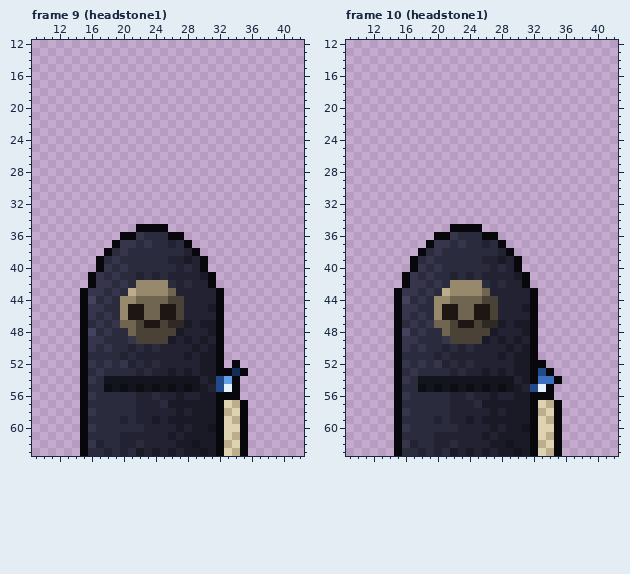
Two versions of one pixel-art file, art/xsb_nv.aseprite. The picture above is the old version.
48x64 pixels, 26 frames. Colours within 5 levels of each other are drawn and written as one. Shown: frame 9 (headstone1): x 9..42, y 12..63; frame 10 (headstone1): x 9..42, y 12..63. The commit also changed other frames, which this record leaves out.
After the commit:
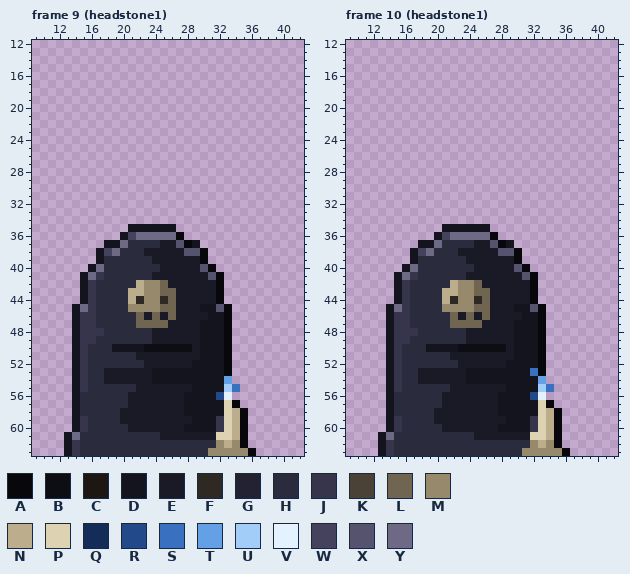
Palette (. is transparent): A #08070c  B #0d0d14  C #1d1612  D #14141e  E #1a1a27  F #2e2922  G #222232  H #2b2b3e  J #36354b  K #4a4236  L #6f6550  M #978a6c  N #bcae8c  P #ddd2b2  Q #142c58  R #22498a  S #3a70c0  T #63a0e6  U #a2cdf8  V #e4f2ff  W #44425c  X #56536f  Y #6e6a86
Changes in this commit:
Frame 9 (headstone1):
y 35: x 21..26 .AAAA. -> DDDDDD
y 36: x 20..26 AAJHHHA -> DWYYYYY
y 37: x 18..21 .AJJ -> DDYH; x 23 J -> H; x 25..27 HGH -> EEX; x 29 . -> D
y 38: x 17..20 .AHJ -> DWYH; x 23..30 HHHHHGA. -> EEEEEXXA
y 39: x 17 A -> D; x 19 J -> H; x 24..27 HHGG -> EEEE; x 29 G -> E
y 40: x 16..18 .AJ -> DYH; x 20 J -> H; x 25..31 HHGHGA. -> EEEEEXA
y 41: x 15..16 .A -> DY; x 19 J -> H; x 22 G -> H; x 24..29 GHGGGG -> EEEEEE; x 31..32 A. -> XA
y 42: x 15..18 .AJJ -> DJHH; x 20 J -> H; x 22 M -> N; x 25..32 MHGHGGA. -> LEEEEEEA
y 43: x 15 A -> D; x 17 J -> H; x 19 J -> H; x 22 M -> N; x 25 M -> L; x 27..31 GGGGG -> EEEEE
y 44: x 15..16 AW -> DJ; x 18 J -> H; x 20..31 MMLLLLKKGGGG -> HNFMMFLEEEEE
y 45: x 14..15 .A -> DY; x 17 J -> H; x 20..33 MCCLLCCKGGGEA. -> HMMMMLLEEEDDXA
y 46: x 14..15 .A -> DJ; x 18 J -> H; x 20..23 MCCL -> HHLE; x 25..33 CCKGGGGA. -> ELEEEEDDA
y 47: x 14..17 .AHJ -> DJJH; x 19..27 JLLKCCKFF -> HHHLLLLEE; x 29..33 GEEA. -> EDDDA
y 48: x 14..18 .AWHJ -> DJJJH; x 21..26 LKKKKK -> HHHEEE; x 28..33 GGGEA. -> EEDDDA
y 49: x 14..15 .A -> DJ; x 17 J -> H; x 21..25 JKKKK -> HHHEE; x 27 G -> E; x 29..33 GEGA. -> EDDDA
y 50: x 14..16 .AJ -> DJH; x 18..28 JHHGHGHGGGG -> HDDDDBBBBBB; x 30..33 GEA. -> DDDA
y 51: x 14..15 .A -> DJ; x 20 G -> H; x 22..27 GGGGGG -> EEEEEE; x 29..33 GEEA. -> EDDDA
y 52: x 14..16 .AJ -> DJH; x 18 J -> H; x 20..21 JG -> HH; x 23..34 GHGGGGGEEA.A -> EEEEEEDDDDA.
y 53: x 14..15 .A -> DJ; x 17..32 JHHHHGHGGEGEGEEA -> HEEEEEEDDDDDDDDD; x 34..35 QA -> ..
y 54: x 14..16 .AJ -> DJH; x 18..23 DDDDDD -> EEEEEE; x 30..32 GER -> DDD; x 34 A -> .
y 55: x 14..15 .A -> DJ; x 18..28 BDBDBDBDBDB -> HHHHEEEEEEE; x 30..34 EGRVA -> DDDUS
y 56: x 14..16 .AJ -> DHH; x 21..26 HGGHGG -> EEEEEE; x 28..34 GGEEAAA -> DDDDRV.
y 57: x 14..15 .A -> DH; x 21..25 HGGGH -> EEEEE; x 28..32 EEEEA -> DDDDD; x 34..35 NA -> A.
y 58: x 14..16 .AJ -> DHH; x 20..26 HHGGGGG -> EEEEEEE; x 28..34 GEEEANP -> DDDDDPN
y 59: x 14..15 .A -> DJ; x 20..23 GHGG -> EEEE; x 25 G -> E; x 29..32 EEEA -> DDDJ
y 60: x 14..16 .AJ -> DJH; x 21..26 HHGGGG -> EEEEEE; x 28..30 GEE -> DDD; x 32 A -> J; x 34 P -> N
y 61: x 13..15 ..A -> DYH; x 20..25 GGGGGG -> HHHHHE; x 27 G -> E; x 32 A -> P
y 62: x 13..17 ..AJG -> DJHHH; x 20..21 GG -> HH; x 23..32 GGGGEEDEEA -> HHHHHHHHHM; x 34 P -> M
y 63: x 13..15 ..A -> DJH; x 18 G -> H; x 20 G -> H; x 22..36 EGEGEGEEDEAPNA. -> HHHHHHHHHMMMMMA
Frame 10 (headstone1):
y 35: x 21..26 .AAAA. -> DDDDDD
y 36: x 20..26 AAJHHHA -> DWYYYYY
y 37: x 18..21 .AJJ -> DDYH; x 23 J -> H; x 25..27 HGH -> EEX; x 29 . -> D
y 38: x 17..20 .AHJ -> DWYH; x 23..30 HHHHHGA. -> EEEEEXXA
y 39: x 17 A -> D; x 19 J -> H; x 24..27 HHGG -> EEEE; x 29 G -> E
y 40: x 16..18 .AJ -> DYH; x 20 J -> H; x 25..31 HHGHGA. -> EEEEEXA
y 41: x 15..16 .A -> DY; x 19 J -> H; x 22 G -> H; x 24..29 GHGGGG -> EEEEEE; x 31..32 A. -> XA
y 42: x 15..18 .AJJ -> DJHH; x 20 J -> H; x 22 M -> N; x 25..32 MHGHGGA. -> LEEEEEEA
y 43: x 15 A -> D; x 17 J -> H; x 19 J -> H; x 22 M -> N; x 25 M -> L; x 27..31 GGGGG -> EEEEE
y 44: x 15..16 AW -> DJ; x 18 J -> H; x 20..31 MMLLLLKKGGGG -> HNFMMFLEEEEE
y 45: x 14..15 .A -> DY; x 17 J -> H; x 20..33 MCCLLCCKGGGEA. -> HMMMMLLEEEDDXA
y 46: x 14..15 .A -> DJ; x 18 J -> H; x 20..23 MCCL -> HHLE; x 25..33 CCKGGGGA. -> ELEEEEDDA
y 47: x 14..17 .AHJ -> DJJH; x 19..27 JLLKCCKFF -> HHHLLLLEE; x 29..33 GEEA. -> EDDDA
y 48: x 14..18 .AWHJ -> DJJJH; x 21..26 LKKKKK -> HHHEEE; x 28..33 GGGEA. -> EEDDDA
y 49: x 14..15 .A -> DJ; x 17 J -> H; x 21..25 JKKKK -> HHHEE; x 27 G -> E; x 29..33 GEGA. -> EDDDA
y 50: x 14..16 .AJ -> DJH; x 18..28 JHHGHGHGGGG -> HDDDDBBBBBB; x 30..33 GEA. -> DDDA
y 51: x 14..15 .A -> DJ; x 20 G -> H; x 22..27 GGGGGG -> EEEEEE; x 29..33 GEEA. -> EDDDA
y 52: x 14..16 .AJ -> DJH; x 18 J -> H; x 20..21 JG -> HH; x 23..32 GHGGGGGEEA -> EEEEEEDDDD
y 53: x 14..15 .A -> DJ; x 17..34 JHHHHGHGGEGEGEEARA -> HEEEEEEDDDDDDDDSA.
y 54: x 14..16 .AJ -> DJH; x 18..23 DDDDDD -> EEEEEE; x 30..35 GEASSA -> DDDT..
y 55: x 14..15 .A -> DJ; x 18..28 BDBDBDBDBDB -> HHHHEEEEEEE; x 30..34 EGRVA -> DDDUS
y 56: x 14..16 .AJ -> DHH; x 21..26 HGGHGG -> EEEEEE; x 28..34 GGEEAAA -> DDDDRV.
y 57: x 14..15 .A -> DH; x 21..25 HGGGH -> EEEEE; x 28..32 EEEEA -> DDDDD; x 34..35 NA -> A.
y 58: x 14..16 .AJ -> DHH; x 20..26 HHGGGGG -> EEEEEEE; x 28..34 GEEEANP -> DDDDDPN
y 59: x 14..15 .A -> DJ; x 20..23 GHGG -> EEEE; x 25 G -> E; x 29..32 EEEA -> DDDJ
y 60: x 14..16 .AJ -> DJH; x 21..26 HHGGGG -> EEEEEE; x 28..30 GEE -> DDD; x 32 A -> J; x 34 P -> N
y 61: x 13..15 ..A -> DYH; x 20..25 GGGGGG -> HHHHHE; x 27 G -> E; x 32 A -> P
y 62: x 13..17 ..AJG -> DJHHH; x 20..21 GG -> HH; x 23..32 GGGGEEDEEA -> HHHHHHHHHM; x 34 P -> M
y 63: x 13..15 ..A -> DJH; x 18 G -> H; x 20 G -> H; x 22..36 EGEGEGEEDEAPNA. -> HHHHHHHHHMMMMMA
Pixel boxes of the changes (left, top, right, bottom) in both pictures:
changed: (64, 224, 256, 456)
changed: (378, 224, 570, 456)
